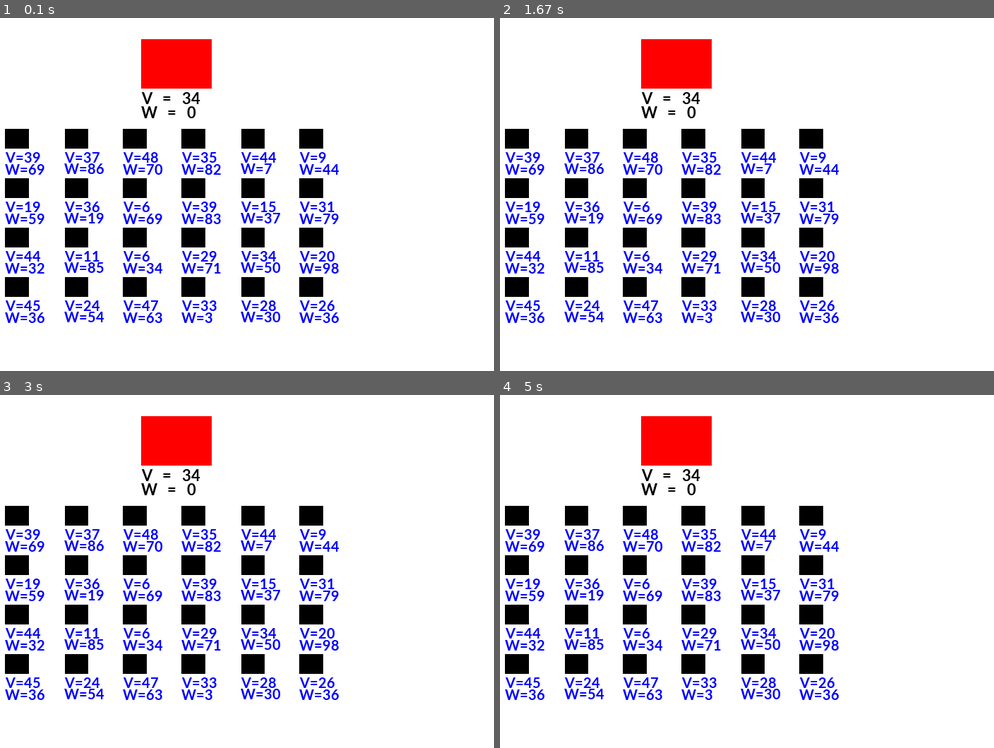
Above: before the commit, frames 1-4 (two rows, left to right).
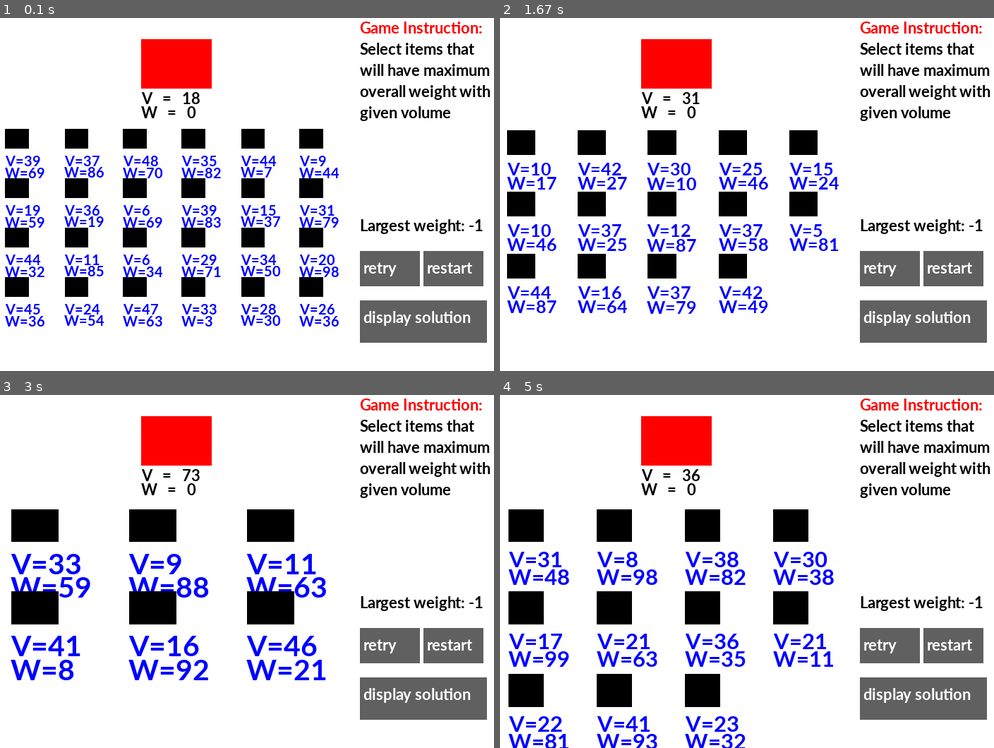
Above: after the commit, the same moments.

Repository: Vincent-lau/pygame_project
Game: pygame game, started from edu_game.py
Two runs of this game, one before a commit and one after it. Both use one fixed random seed, a clock stepped at 60 frames per second and the inputs below.
Inputs (mouse positions are in pixels of both pictures, inside the frame that each line leads up to):
- Up to frame 1 (0.1 s): no input
- Up to frame 2 (1.67 s): press the mouse at (727, 208) at 0.37 s; move the mouse to (816, 198) at 0.47 s; release the mouse at (905, 183) at 0.6 s; press the mouse at (890, 268) at 0.7 s; move the mouse to (910, 293) at 0.8 s; release the mouse at (929, 318) at 0.93 s; click (954, 268) at 1.05 s, where only the run after the commit has a clickable "restart"; press the mouse at (890, 268) at 1.37 s; move the mouse to (855, 205) at 1.47 s; release the mouse at (826, 145) at 1.6 s
- Up to frame 3 (3 s): press the mouse at (454, 645) at 2.2 s; move the mouse to (350, 673) at 2.3 s; release the mouse at (251, 702) at 2.43 s; press the mouse at (454, 645) at 2.53 s; move the mouse to (419, 670) at 2.63 s; release the mouse at (385, 698) at 2.77 s; press the mouse at (454, 645) at 2.87 s; move the mouse to (365, 575) at 2.97 s
- Up to frame 4 (5 s): release the mouse at (776, 500) at 3.1 s; press the mouse at (954, 645) at 3.2 s; move the mouse to (786, 663) at 3.3 s; release the mouse at (618, 680) at 3.43 s; press the mouse at (954, 645) at 3.53 s; move the mouse to (934, 571) at 3.63 s; release the mouse at (919, 500) at 3.77 s; press the mouse at (954, 645) at 3.87 s; move the mouse to (771, 567) at 3.97 s; release the mouse at (588, 493) at 4.1 s; press the mouse at (954, 645) at 4.2 s; move the mouse to (939, 627) at 4.3 s; release the mouse at (924, 613) at 4.43 s; press the mouse at (954, 645) at 4.53 s; move the mouse to (944, 550) at 4.63 s; release the mouse at (934, 458) at 4.77 s; press the mouse at (954, 645) at 4.87 s; move the mouse to (934, 546) at 4.97 s

The runs differ from the first frame. In frame 1, 14% of the frame differs, in the area x 1-100%, y 1-92%; in frame 2, 24%; in frame 3, 23%; in frame 4, 26%, in the area x 1-100%, y 1-100%.

Commit message:
Level3 interface compelted

Diff:
--- a/edu_game.py
+++ b/edu_game.py
@@ -26,7 +26,9 @@
     def __init__(self,pos,cor,size,color):
         super().__init__()
         self.image=pg.Surface(size)
+        self.centre = copy.deepcopy(pos)
         pos=[pos[0]-size[0]/2,pos[1]-size[1]/2]
+        self.pos = pos
         # pos parameter will be the top-left corner of the shape
         self.oriPos=copy.deepcopy(pos)
         self.rect=self.image.get_rect(topleft=pos)
@@ -38,7 +40,7 @@
     def tracking_event(self,keys):
         pass
 
-    def move(self,endPos):
+    def move(self,end_pos=None):
         pass
 
     def set_pos(self,pos):
@@ -128,7 +130,7 @@
     def get_solution(self): # find the optimum solution of a problem
         pass
 
-    def display_information(self):  # display necessary information of the game, such as life, time steps
+    def display_info(self):  # display necessary information of the game, such as life, time steps
         pass
 
     def restart(self):  # start the game again
@@ -253,7 +255,7 @@
                 t=Level1.tile_list[i][j]
                 pg.draw.rect(screen,BLACK,t.get_rect(),t.get_color()*1)
 
-    def display_information(self):
+    def display_info(self):
         # game instruction
         gameInstruction = []
         gameInstruction.append(font.render("Game Instruction:", True, RED))
@@ -308,7 +310,7 @@
         self.retryButton.update()
         self.restartButton.update()
         self.solutionButton.update()
-        self.display_information()
+        self.display_info()
 
 
 
@@ -609,7 +611,7 @@
                     prev[n.num] = nd.num
                     pq.put(n)
 
-    def display_information(self):  # display necessary information of the game, such as life, time steps
+    def display_info(self):  # display necessary information of the game, such as life, time steps
         # game instruction
         gameInstruction = []
         gameInstruction.append(font.render("Game Instruction:", True, RED))
@@ -631,6 +633,8 @@
 
         screen.blit(font.render("path length: " + str(self.myPlayer.get_time()), True, BLACK), [screenSize[1] + 10, 275 + 10])
         screen.blit(font.render("shortest path: " + str(self.solution), True, BLACK), [screenSize[1] + 10, 275 + 10 + 30])
+        for b in self.button_list:
+            b.update()
 
     def restart(self):  # start the game again
         if self.restartButton.isPressed():
@@ -669,10 +673,7 @@
         self.draw_nodes()
         self.draw_edges()
         self.draw_visited_edges()
-        self.display_information()
-
-        for b in self.button_list:
-            b.update()
+        self.display_info()
         self.retry()
         self.restart()
         self.display_all_edges()
@@ -686,6 +687,7 @@
         Element.__init__(self, pos, cor,size, color)
         self.volume=v
         self.weight=w
+        self.selected = False
 
     def get_weight(self):
         return self.weight
@@ -693,11 +695,36 @@
     def get_volume(self):
         return self.volume
 
+    def is_mouse_over(self):
+        mousePos = pg.mouse.get_pos()
+        return self.centre[0]-self.size[0]/2 < mousePos[0] < self.centre[0] + self.size[0]/2 and \
+            self.centre[1]-self.size[1]/2 < mousePos[1] < self.centre[1] + self.size[1]/2
+
+    def is_mouse_pressed(self):
+        return self.is_mouse_over() and pg.mouse.get_pressed()[0] # mouse needs to be over a certain button
+
+    def is_clicked(self):
+        if self.is_mouse_pressed():
+            self.selected = not self.selected
+            if self.selected:
+                return 1  # the item is added to the bag
+            else:
+                return -1  # the item is taken from the bag
+        else:
+            return 0
+
+    def highlight_if_selected(self):
+        if self.selected:
+            pg.draw.rect(screen, GREEN, [self.pos, self.size], 6)
+
+    def deselect(self):
+        self.selected = False
 
 class Bag(Element):
     def __init__(self,pos,size,color,cor,v):
         Element.__init__(self,pos,cor,size,color)
         self.volume=v
+        self.ori_v = v
         self.weight=0
 
     def set_weight(self,w):
@@ -714,24 +741,33 @@
 
     def get_weight(self):
         return self.weight
+
+    def reset(self):
+        self.weight = 0
+        self.volume = self.ori_v
+
 
 class Level3(Level):
     nBagNum = 0
     item_list = []
-
 
     def __init__(self):
         super().__init__()
         self.myPlayer=Bag([250,65],[100,70],RED,0,random.randint(10,100))
         all_sprites_group.empty()
-        all_sprites_group.add(self.myPlayer)
+        self.retryButton = Button([screenSize[1] + 10, 330], [85, 50], GREY, "retry")
+        self.button_list.append(self.retryButton)
+        self.restartButton = Button([screenSize[1] + 100, 330], [85, 50], GREY, "restart")
+        self.button_list.append(self.restartButton)
+        self.solutionButton = Button([screenSize[1] + 10, 400], [180, 60], GREY, "display solution")
+        self.button_list.append(self.solutionButton)
 
     def initialise(self):
         Level3.nBagNum=random.randrange(4,30)
-
+        self.myPlayer = Bag([250, 65], [100, 70], RED, 0, random.randint(10, 100))
+        all_sprites_group.add(self.myPlayer)
         num_x = int(math.sqrt(10/7*Level3.nBagNum))+1
         num_y = int(math.sqrt(7/10*Level3.nBagNum))+1
-        print(Level3.nBagNum,num_x,num_y)
         sep_x = 500/num_x
         sep_y = 350/num_y
         i = 0
@@ -764,16 +800,71 @@
         for item in Level3.item_list:
             p = item.get_pos()
             s = item.get_size()
-            pos = [p[0], p[1]+s[1]]
+            pos = [p[0], p[1]+s[1]+5]
             font = pg.font.SysFont('Calibri', int(s[0]*0.7), True, False)
             screen.blit(font.render("V=" + str(item.get_volume()), True, BLUE), pos)
             screen.blit(font.render("W=" + str(item.get_weight()), True, BLUE), [pos[0], pos[1] + s[0]*0.5])
 
+    def item_highlight(self):
+        for item in Level3.item_list:
+            added = item.is_clicked()
+            item.highlight_if_selected()
+            if added == 1:
+                self.myPlayer.weight += item.get_weight()
+                self.myPlayer.volume -= item.get_volume()
+            elif added == -1:
+                self.myPlayer.weight -= item.get_weight()
+                self.myPlayer.volume += item.get_volume()
+
     def get_solution(self):  # find the optimum solution of a problem
         pass
 
-    def display_information(self):  # display necessary information of the game, such as life, time steps
-        pass
+    def display_info(self):  # display necessary information of the game, such as life, time steps
+        # game instruction
+        gameInstruction = []
+        gameInstruction.append(font.render("Game Instruction:", True, RED))
+        gameInstruction.append(font.render("Select items that ", True, BLACK))
+        gameInstruction.append(font.render("will have maximum", True, BLACK))
+        gameInstruction.append(font.render("overall weight with a", True, BLACK))
+        gameInstruction.append(font.render("given volume", True, BLACK))
+        for i in range(len(gameInstruction)):
+            screen.blit(gameInstruction[i], [500 + 10, i * 30])
+
+        # game information
+        if self.myPlayer.get_weight() == self.solution:
+            screen.blit(font.render("You Win!", True, RED), [500 + 10, 200 + 10])
+            screen.blit(font.render("Congratulations", True, RED), [500 + 10, 200 + 10 + 30])
+
+        if self.myPlayer.get_volume() < 0:
+            screen.blit(font.render("Whoops! Click ", True, RED), [500 + 10, 200 + 10])
+            screen.blit(font.render("selected item again", True, RED), [500 + 10, 200 + 10 + 20])
+            screen.blit(font.render("to deselect it", True, RED), [500 + 10, 200 + 10 + 20 + 20])
+
+        screen.blit(font.render("Largest weight: " + str(self.solution), True, BLACK), [500 + 10, 280])
+
+        for b in self.button_list: # draw buttons
+            b.update()
+
+    def restart(self):  # start the game again
+        if self.restartButton.isPressed():
+            all_sprites_group.empty()
+            Level3.item_list = []
+            self.pre_update()
+            self.myPlayer.reset()
+
+    def retry(self):  # reset the game while keeping the map the same
+        if self.retryButton.isPressed():
+            for item in Level3.item_list:
+                item.deselect()
+            self.myPlayer.reset()
+
+    def display_solution(self):
+        pass
+
+    def button_function(self):
+        self.retry()
+        self.restart()
+        self.display_solution()
 
     def pre_update(self):  # pre_update will run outside the main program loop
         self.initialise()
@@ -781,7 +872,11 @@
 
     def update(self):
         self.display_weight_and_volume()
+        self.display_info()
+        self.item_highlight()
+        self.button_function()
         all_sprites_group.draw(screen)
+
 
 
 done = False
